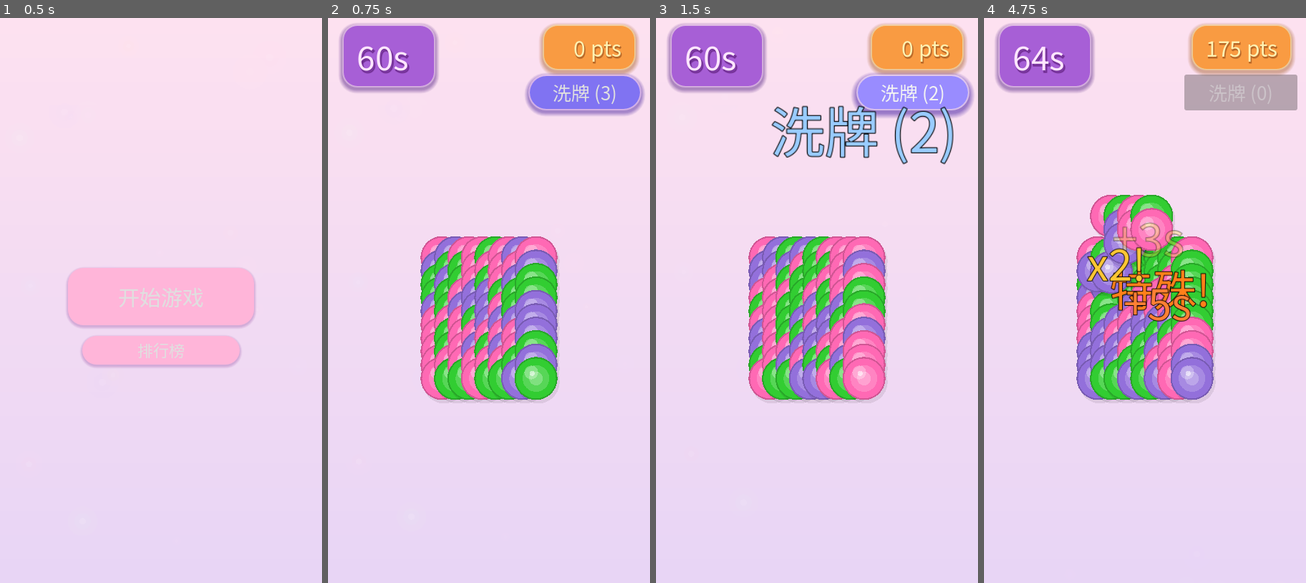
Above: before the commit, frames 1-4 (left to right).
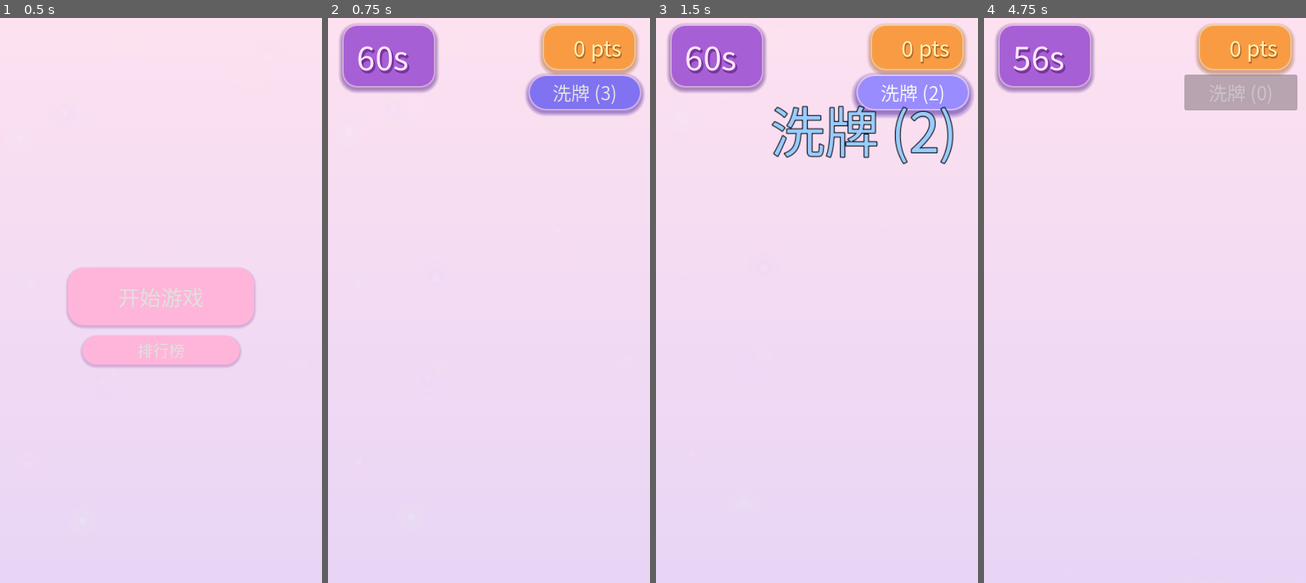
Above: after the commit, the same moments.

Repository: a812358816/bubble-match
Game: Godot game, scene res://main.tscn
Same seed, same stepped clock (60 frames per second), same inputs: the game is played once before the commit and once after it.
Inputs (mouse positions are in pixels of both pictures, inside the frame that each line leads up to):
- Up to frame 1 (0.5 s): no input
- Up to frame 2 (0.75 s): click "开始游戏" at 0.5 s
- Up to frame 3 (1.5 s): click "洗牌 (3)" at 1.25 s
- Up to frame 4 (4.75 s): click "洗牌 (2)" at 2 s; click "洗牌 (1)" at 2.75 s; move the mouse to (1096, 255) at 3.52 s; click (1096, 255) at 3.67 s; move the mouse to (1096, 283) at 4.27 s; click (1096, 283) at 4.42 s

Frame 1 is identical in both runs. In frame 2, 12% of the frame differs, in the area x 28-72%, y 38-69%; in frame 3, 12%; in frame 4, 15%, in the area x 9-80%, y 1-69%.
Error after the commit: Invalid assignment of property or key '_actual_bubble_size' with value of type 'float' on a base object of type 'Node2D (bubble.gd)'. (res://src/gameplay/bubbl…

Commit message:
fix: remove unused variable and fix integer division warning
- Remove unused _actual_bubble_size variable from bubble.gd to fix GDScript warning
- Fix integer division truncation in bubble_match.gd by using float division
- Resolves compilation warnings that would appear in Godot editor

Diff:
--- a/src/gameplay/bubble.gd
+++ b/src/gameplay/bubble.gd
@@ -6,7 +6,6 @@
 @export var bubble_size: float = 60.0
 @export var bubble_type: String = "normal"
 
-var _actual_bubble_size: float = 60.0
 
 const COLORS := {
 	"pink": Color("#FF69B4"),
--- a/src/gameplay/bubble_match.gd
+++ b/src/gameplay/bubble_match.gd
@@ -304,7 +304,7 @@
 	await get_tree().create_timer(0.3).timeout
 	AudioManager.play_pop(affected.size())
 
-	var bonus: int = clampi(affected.size() / 3, 2, 8)
+	var bonus: int = clampi(int(affected.size() / 3.0), 2, 8)
 	_add_time(bonus)
 	_show_floating_text(_grid_to_world(pos.x, pos.y), "彩虹 +%ds" % bonus, Color(1.0, 0.3, 0.8))
 
